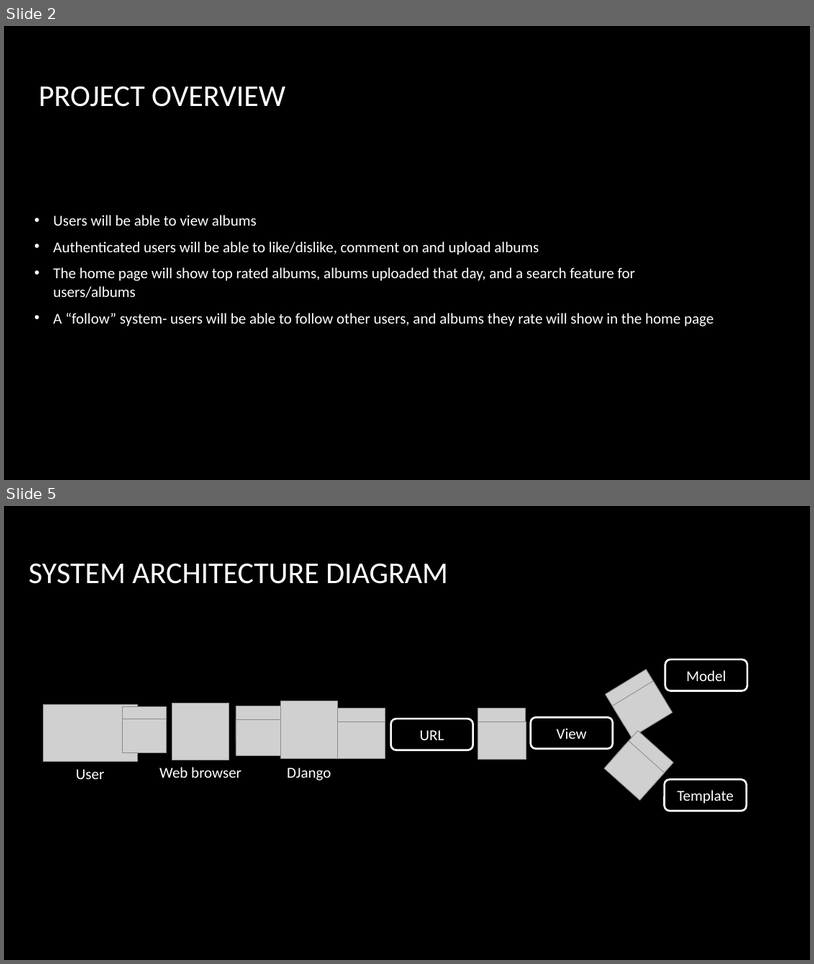
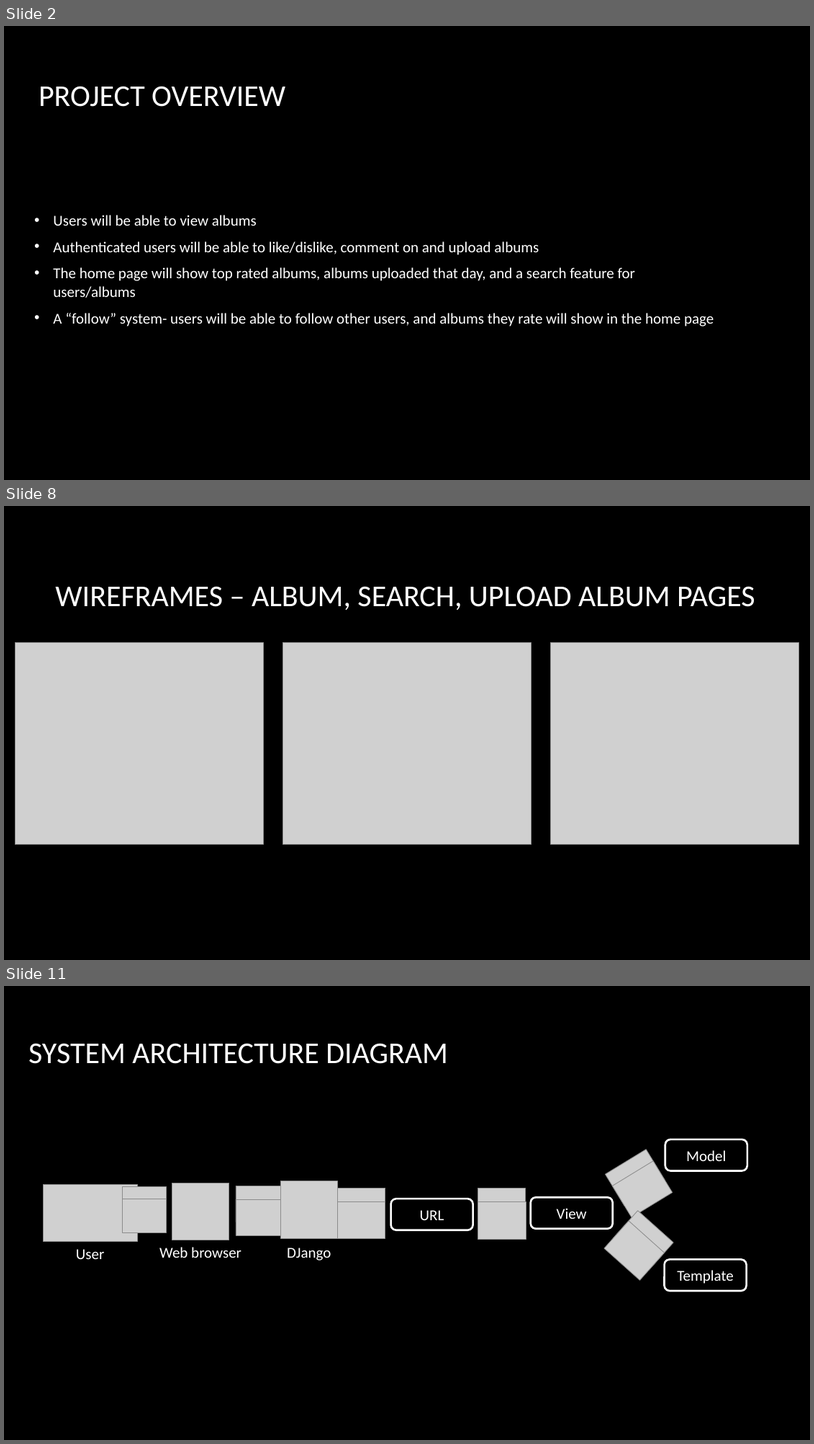
Before and after one commit to MalachyMcGinnity/WAD2GroupProject, a slide deck: WAD2 Group Project Design Spec.pptx. Shown one above the other, each under a label of ours: slides 2 and 5 before the commit, slides 2, 8 and 11 after it; the slides between them are not shown. The pictures are 814x964 and 814x1444 pixels, drawn with LibreOffice and Linux fonts; fonts in the diff are those of the drawing; grey boxes stand for pictures; background and template pictures are left out. Boxes give left, top, right and bottom in pixels: in the first picture for what was removed or moved away, otherwise in the second. Text is boxed around its words. In the diff, an @@ line names an element or a change of style, - is before the commit and + after.

```diff
--- a/WAD2 Group Project Design Spec.pptx
+++ b/WAD2 Group Project Design Spec.pptx
@@ slide 8 added at box(4, 506, 810, 960), background picture (left out) @@
@@ title added at box(55, 586, 755, 610), 36 pt, text #FFFFFF @@
+WIREFRAMES – ALBUM, SEARCH, UPLOAD ALBUM PAGES
@@ picture added at box(15, 643, 263, 844) @@
@@ picture added at box(283, 643, 531, 844) @@
@@ picture added at box(551, 643, 799, 844) @@
@@ what was slide 5 is now slide 11 @@
```
Also in this commit, not shown: 3 slides changed, 5 other slides added.
